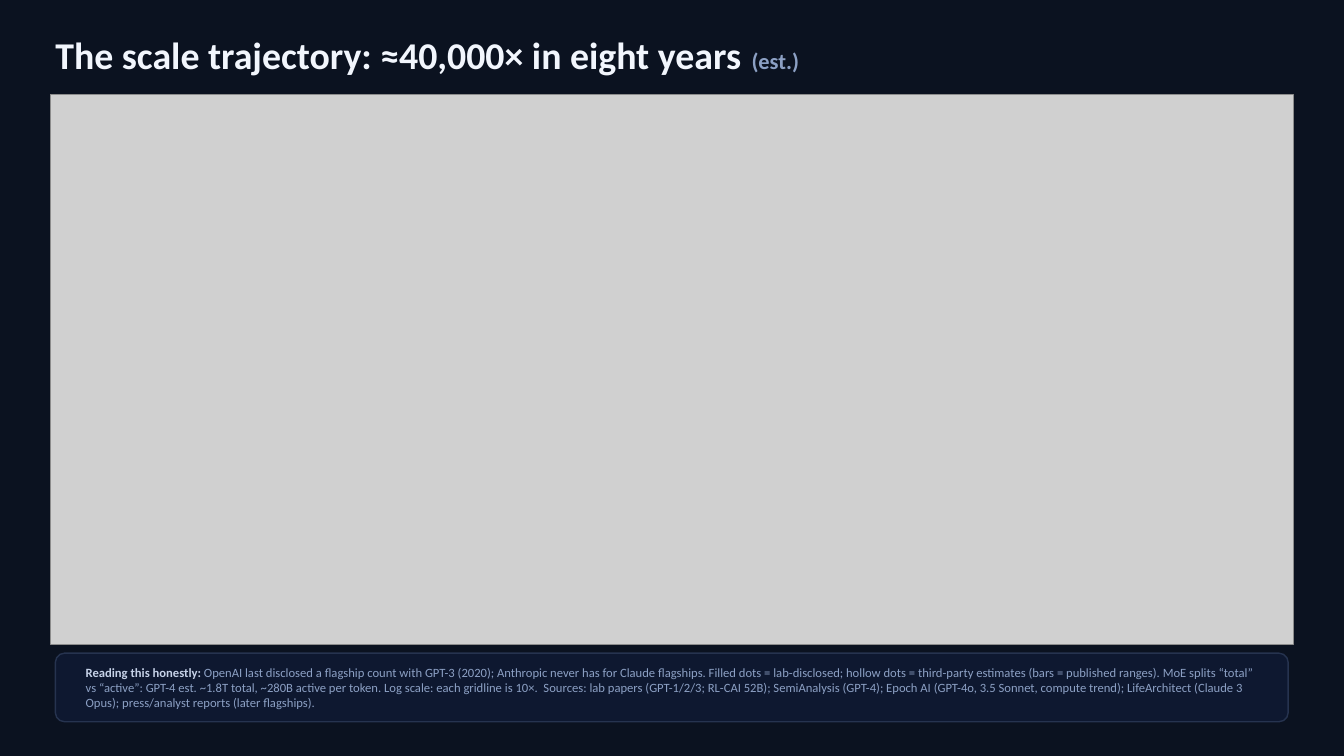
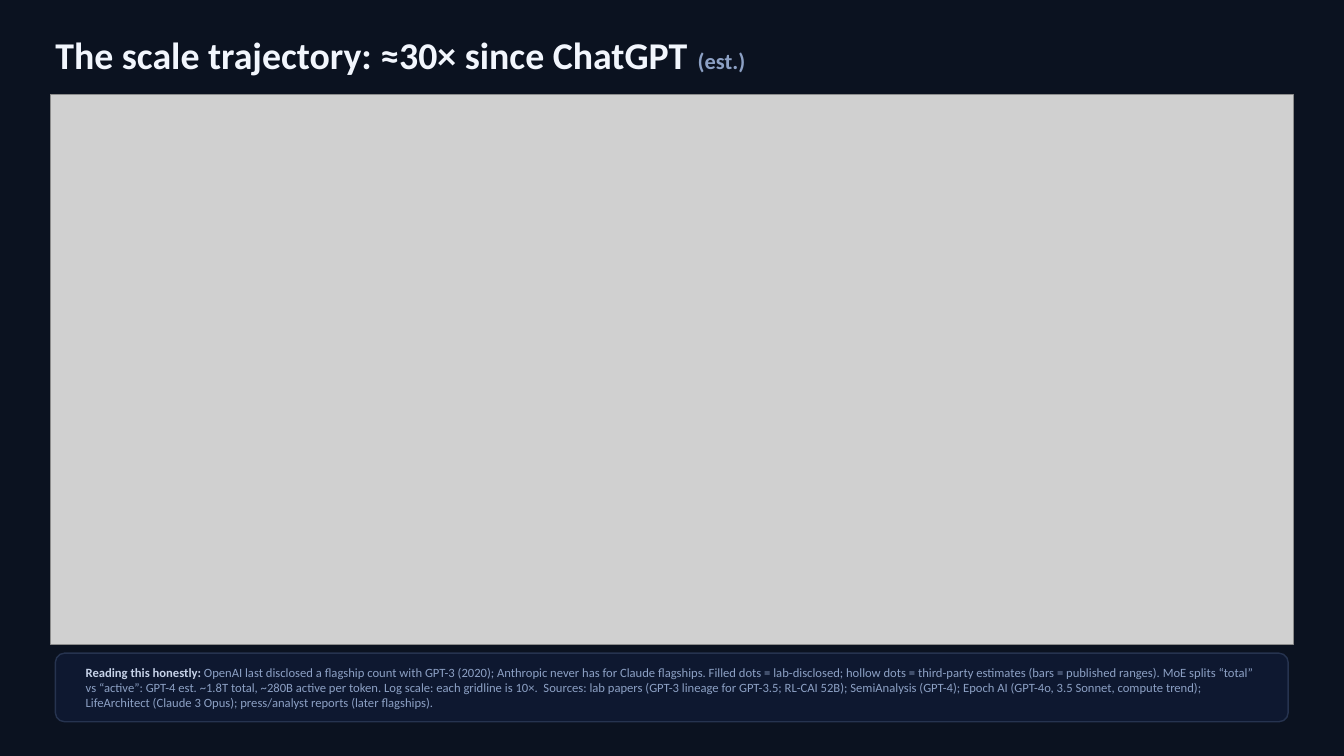
Before and after one commit to bpatricca7/Test, a slide deck: slide 2 of frontier-ai-deck/frontier-ai-scale-trajectory.pptx. Drawn at 1344x756 pixels with LibreOffice and Linux fonts; fonts in the diff are those of the drawing; grey boxes stand for pictures. Boxes give left, top, right and bottom in pixels: in the first picture for what was removed or moved away, otherwise in the second. Text is boxed around its words. In the diff, an @@ line names an element or a change of style, - is before the commit and + after.

```diff
--- a/frontier-ai-deck/frontier-ai-scale-trajectory.pptx
+++ b/frontier-ai-deck/frontier-ai-scale-trajectory.pptx
@@ text at (55, 42, 745, 76): text changed @@
-The scale trajectory: ≈40,000× in eight years (est.)
+The scale trajectory: ≈30× since ChatGPT (est.)
@@ text at (86, 668, 1253, 709): text changed @@
-Reading this honestly: OpenAI last disclosed a flagship count with GPT-3 (2020); Anthropic never has for Claude flagships. Filled dots = lab-disclosed; hollow dots = third-party estimates (bars = published ranges). MoE splits “total” vs “active”: GPT-4 est. ~1.8T total, ~280B active per token. Log scale: each gridline is 10×. Sources: lab papers (GPT-1/2/3; RL-CAI 52B); SemiAnalysis (GPT-4); Epoch AI (GPT-4o, 3.5 Sonnet, compute trend); LifeArchitect (Claude 3 Opus); press/analyst reports (later flagships).
+Reading this honestly: OpenAI last disclosed a flagship count with GPT-3 (2020); Anthropic never has for Claude flagships. Filled dots = lab-disclosed; hollow dots = third-party estimates (bars = published ranges). MoE splits “total” vs “active”: GPT-4 est. ~1.8T total, ~280B active per token. Log scale: each gridline is 10×. Sources: lab papers (GPT-3 lineage for GPT-3.5; RL-CAI 52B); SemiAnalysis (GPT-4); Epoch AI (GPT-4o, 3.5 Sonnet, compute trend); LifeArchitect (Claude 3 Opus); press/analyst reports (later flagships).
```
Also in this commit, not shown: 6 other files.
